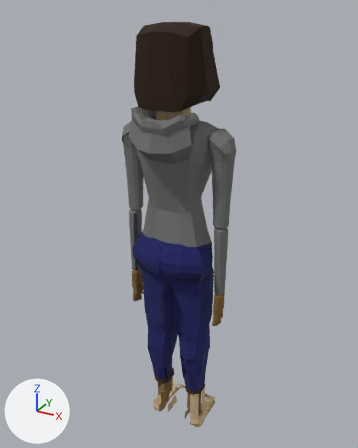
The glTF model models/player_female.gltf, before and after one commit.
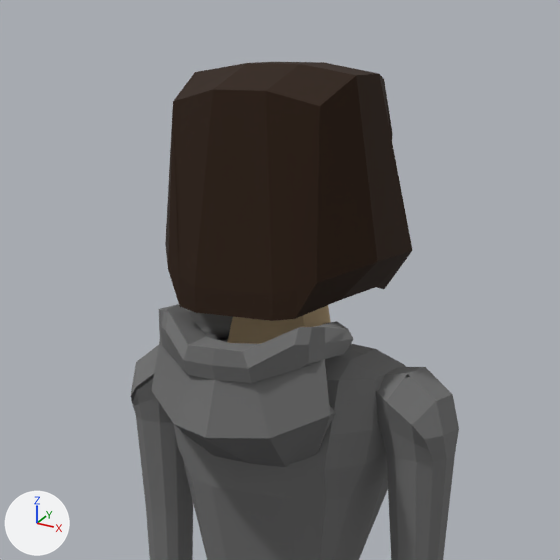
The first picture shows the older version from a 50 mm lens placed at (0.37, -0.656, 0.764), pointed at (-0.006, 0.026, 0.423). The close-ups show the older and then the newer version on the part from 21% to 76% of the width and 0% to 44% of the height of that picture. Only the edits that show in the close-ups are written down. The axes (+X, +Y, +Z) are drawn at lower left. The lights are the same throughout. Where no turn or scale is listed for an object, it has been applied to the vertices. Vertices at exactly the same position are counted once.

Objects in the first close-up: 'L Bicep', 'R Bicep', 'Torso + Neck', 'mesh', 'mesh.003'.
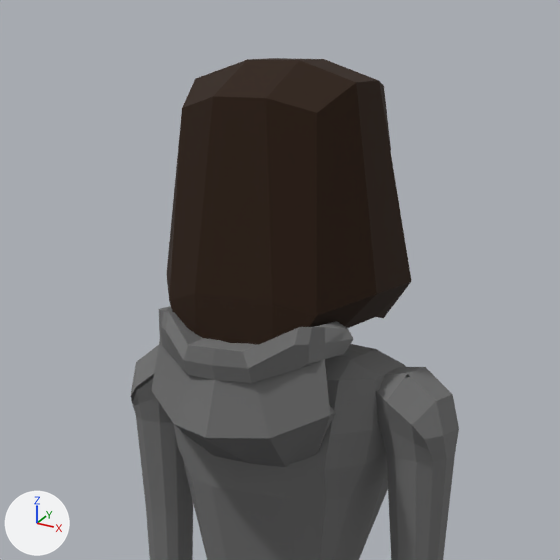
Patch to the scene script:
```diff
--- a/models/player_female.gltf.py
+++ b/models/player_female.gltf.py
@@ me_mesh_21 @@
 # used by ob_mesh; location = (0.0, 0.0, 0.7359)
-me_mesh_21.from_pydata(...)  # 60 vertices, 120 faces; spans x -0.0621..0.0621, y -0.0479..0.0573, z -0.1078..0.0078
+me_mesh_21.from_pydata(...)  # 60 vertices, 120 faces; spans x -0.0621..0.0621, y -0.0479..0.0573, z -0.1203..0.0125
+# me_mesh_21 part 1: the 1 vertex in x 0.0406, y -0.0344, z -0.0094 is moved by (-0.0031, 0.0031, 0.0)
+# me_mesh_21 part 2: 18 of the vertices in x -0.0621..0.0621, y -0.0479..0.0573, z -0.1078..-0.0812 are moved by (0.0, 0.0, -0.0125)
+# me_mesh_21 part 3: all 4 vertices in x -0.0146..0.0146, y -0.0063..0.0188, z 0.0078 are moved by (0.0, 0.0, 0.0047)
+# me_mesh_21 part 4: the 1 vertex in x -0.0406, y -0.0344, z -0.0094 is moved by (0.0031, 0.0031, 0.0)
+# me_mesh_21 part 5: the 1 vertex in x -0.0391, y -0.0328, z -0.0172 is moved by (0.0031, 0.0047, 0.0)
+# me_mesh_21 part 6: 8 of 60 vertices moved; they spanned x -0.0405..0.0405, y 0.0449..0.0573, z -0.0437..-0.0172 and now span x -0.0405..0.0405, y 0.0434..0.0558, z -0.0406..-0.0219; mean shift (0.0, -0.0016, -0.0023); largest move (-0.013, 0.0573, -0.0172) -> (-0.013, 0.0558, -0.0219)
+# other edits to the shape of me_mesh_21 do not show in these pictures
 me_mesh_21.materials.append(mat_material_8)
@@ ob_mesh @@
 ob_mesh = bpy.data.objects.new('mesh', me_mesh_21)
-ob_mesh.location = (0.0, 0.0, 0.7359)
+ob_mesh.location = (0.0, 0.0, 0.7328)
```

Boxes (x1, y1, x2, y2) around the edits, measured in the close-ups (560 x 560 px; the box of a moved part takes in the faces that stretch with it):
'mesh', reshaped, moved (11% taller)
    before: (165, 62, 412, 321)
    after: (166, 58, 411, 345)
part 1 of me_mesh_21, moved or reshaped
    before: (266, 64, 377, 318)
    after: (266, 60, 377, 316)
part 2 of me_mesh_21, moved or reshaped
    before: (178, 74, 412, 321)
    after: (169, 81, 411, 345)
part 3 of me_mesh_21, moved or reshaped
    before: (214, 62, 379, 91)
    after: (214, 58, 379, 98)
part 4 of me_mesh_21, moved or reshaped
    before: (165, 63, 247, 306)
    after: (166, 59, 248, 298)
part 5 of me_mesh_21, moved or reshaped (not visible afterwards)
    before: (173, 114, 179, 274)
part 6 of me_mesh_21, moved or reshaped (mostly hidden)
    before: (384, 82, 393, 139)
    after: (384, 91, 391, 151)
